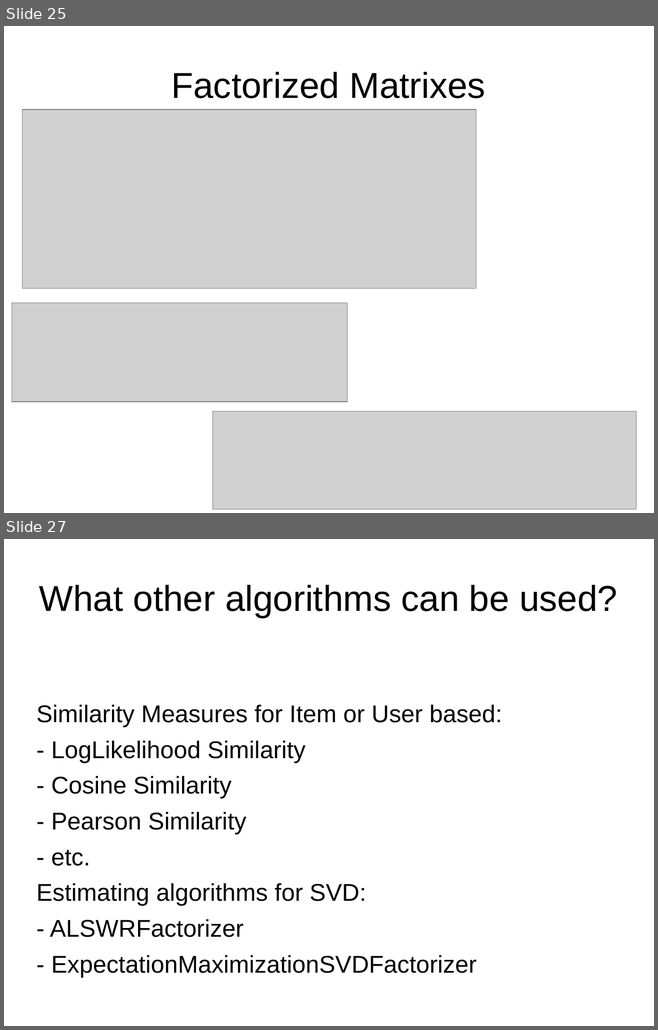
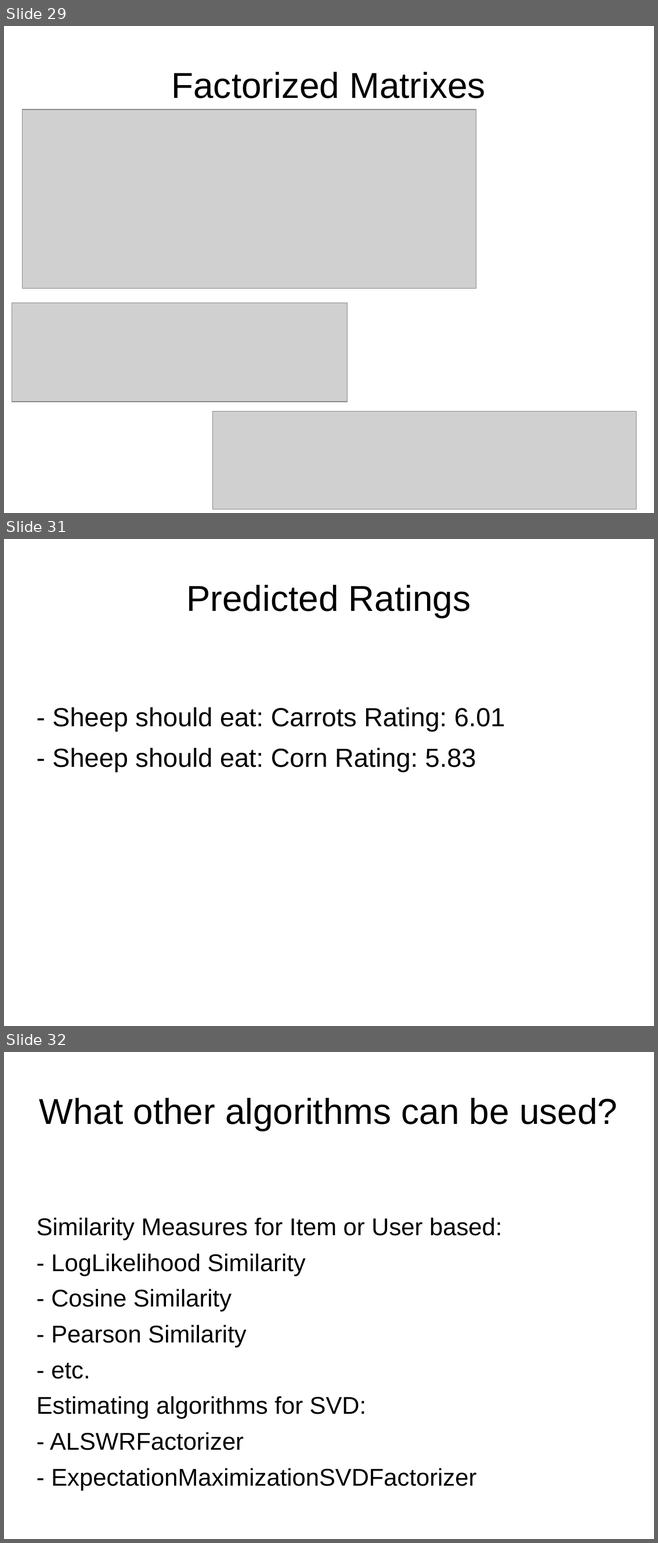
Before and after one commit to dynamicguy/facebook-recommender-demo, a slide deck: docs/Talk-BedCon-Berlin-2012.odp. Shown one above the other, each under a label of ours: slides 25 and 27 before the commit, slides 29, 31 and 32 after it; the slides between them are not shown. The pictures are 658x1030 and 658x1543 pixels, drawn with LibreOffice and Linux fonts; fonts in the diff are those of the drawing; grey boxes stand for pictures; background and template pictures are left out. Boxes give left, top, right and bottom in pixels: in the first picture for what was removed or moved away, otherwise in the second. Text is boxed around its words. In the diff, an @@ line names an element or a change of style, - is before the commit and + after.

```diff
--- a/docs/Talk-BedCon-Berlin-2012.odp
+++ b/docs/Talk-BedCon-Berlin-2012.odp
@@ slide 31 added at [4,539,654,1026], background picture (left out) @@
@@ title added at [186,585,470,617], 44 pt, text #000000 @@
+Predicted Ratings
@@ text added at [52,707,505,772], 32 pt, text #000000 @@
+- Sheep should eat: Carrots Rating: 6.01
+- Sheep should eat: Corn Rating: 5.83
@@ what was slide 25 is now slide 29 @@
@@ what was slide 27 is now slide 32 @@
```
Also in this commit, not shown: 9 slides changed, 10 other slides added, 2 slides removed, 7 other files.
